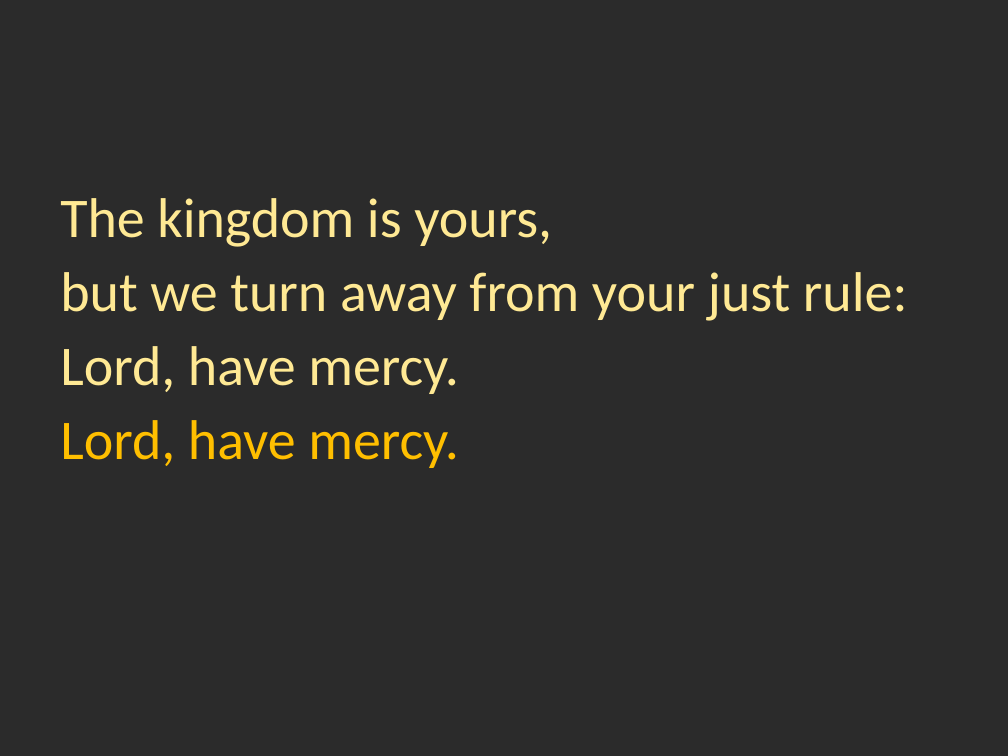
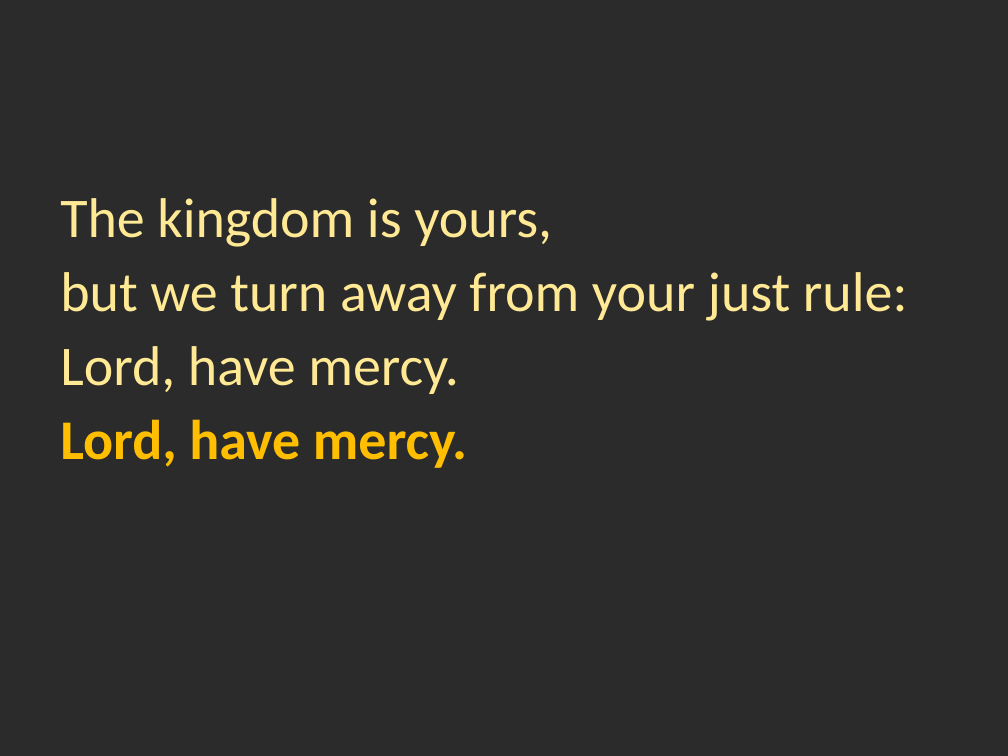
Before and after one commit to WilfridSKendall/WilfridSKendall.github.io, a slide deck: slide 14 of talks/2025-01-26-0930.pptx. Drawn at 1008x756 pixels with LibreOffice and Linux fonts; fonts in the diff are those of the drawing; background and template pictures are left out; a plain dark background stands for a picture behind light text. Boxes give left, top, right and bottom in pixels: in the first picture for what was removed or moved away, otherwise in the second. Text is boxed around its words. In the diff, an @@ line names an element or a change of style, - is before the commit and + after.

```diff
--- a/talks/2025-01-26-0930.pptx
+++ b/talks/2025-01-26-0930.pptx
@@ text at <box>60,419,467,468</box>: bold on in "Lord, have mercy." @@
```
Also in this commit, not shown: 3 other slides changed.
